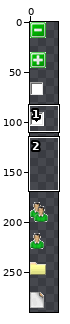
A sprite sheet gets an edit: WebRoot/veyron/css/img/tree-icons.gif. The first picture is a wide view before the edit; the outline marks the close-up.
Close-up. As it was:
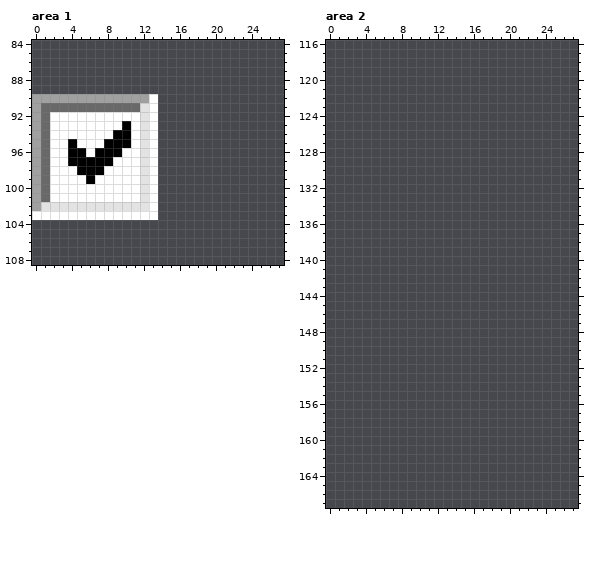
The file is 40x280 pixels. Colours within 5 levels of each other are drawn and written as one. Shown: area 1: x 0..27, y 84..108; area 2: x 0..27, y 116..167. The old version is drawn lined up with the new one. The wide view leaves out empty margins.
Once edited:
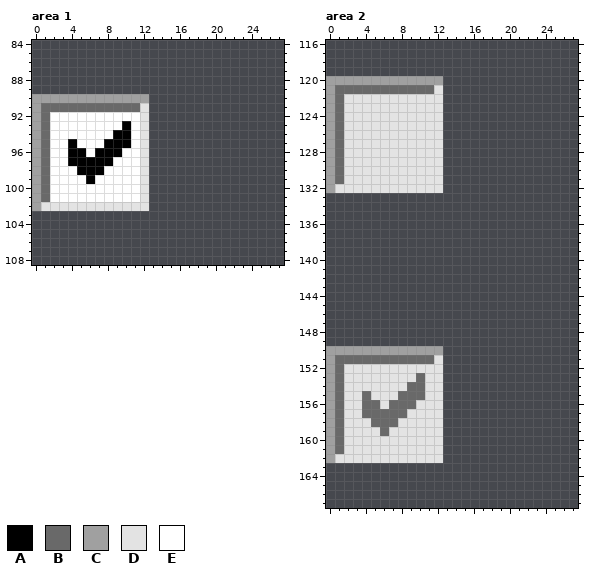
Palette (. is transparent): A #000000  B #696969  C #a0a0a0  D #e3e3e3  E #ffffff
Change:
canvas 40x280 -> 40x300; drawings rearranged on the sheet (the old picture shows each at its new place)
--- area 1
@@ x 0..15 @@
  89 ................
- 90 CCCCCCCCCCCCCE..
- 91 CBBBBBBBBBBBDE..
- 92 CBEEEEEEEEEEDE..
- 93 CBEEEEEEEEAEDE..
- 94 CBEEEEEEEAAEDE..
- 95 CBEEAEEEAAAEDE..
- 96 CBEEAAEAAAEEDE..
- 97 CBEEAAAAAEEEDE..
- 98 CBEEEAAAEEEEDE..
- 99 CBEEEEAEEEEEDE..
-100 CBEEEEEEEEEEDE..
-101 CBEEEEEEEEEEDE..
-102 CDDDDDDDDDDDDE..
-103 EEEEEEEEEEEEEE..
+ 90 CCCCCCCCCCCCC...
+ 91 CBBBBBBBBBBBD...
+ 92 CBEEEEEEEEEED...
+ 93 CBEEEEEEEEAED...
+ 94 CBEEEEEEEAAED...
+ 95 CBEEAEEEAAAED...
+ 96 CBEEAAEAAAEED...
+ 97 CBEEAAAAAEEED...
+ 98 CBEEEAAAEEEED...
+ 99 CBEEEEAEEEEED...
+100 CBEEEEEEEEEED...
+101 CBEEEEEEEEEED...
+102 CDDDDDDDDDDDD...
+103 ................
 104 ................
--- area 2
@@ x 0..14 @@
 119 ...............
-120 ...............
-121 ...............
-122 ...............
-123 ...............
-124 ...............
-125 ...............
-126 ...............
-127 ...............
-128 ...............
-129 ...............
-130 ...............
-131 ...............
-132 ...............
+120 CCCCCCCCCCCCC..
+121 CBBBBBBBBBBBD..
+122 CBDDDDDDDDDDD..
+123 CBDDDDDDDDDDD..
+124 CBDDDDDDDDDDD..
+125 CBDDDDDDDDDDD..
+126 CBDDDDDDDDDDD..
+127 CBDDDDDDDDDDD..
+128 CBDDDDDDDDDDD..
+129 CBDDDDDDDDDDD..
+130 CBDDDDDDDDDDD..
+131 CBDDDDDDDDDDD..
+132 CDDDDDDDDDDDD..
 133 ...............
@@ x 0..14 @@
 149 ...............
-150 ...............
-151 ...............
-152 ...............
-153 ...............
-154 ...............
-155 ...............
-156 ...............
-157 ...............
-158 ...............
-159 ...............
-160 ...............
-161 ...............
-162 ...............
+150 CCCCCCCCCCCCC..
+151 CBBBBBBBBBBBD..
+152 CBDDDDDDDDDDD..
+153 CBDDDDDDDDBDD..
+154 CBDDDDDDDBBDD..
+155 CBDDBDDDBBBDD..
+156 CBDDBBDBBBDDD..
+157 CBDDBBBBBDDDD..
+158 CBDDDBBBDDDDD..
+159 CBDDDDBDDDDDD..
+160 CBDDDDDDDDDDD..
+161 CBDDDDDDDDDDD..
+162 CDDDDDDDDDDDD..
 163 ...............
Boxes around the changes in both close-ups, in picture pixels (x1, y1, x2, y2):
erased: (32, 94, 158, 220)
added: (326, 76, 443, 193)
added: (326, 346, 443, 463)
